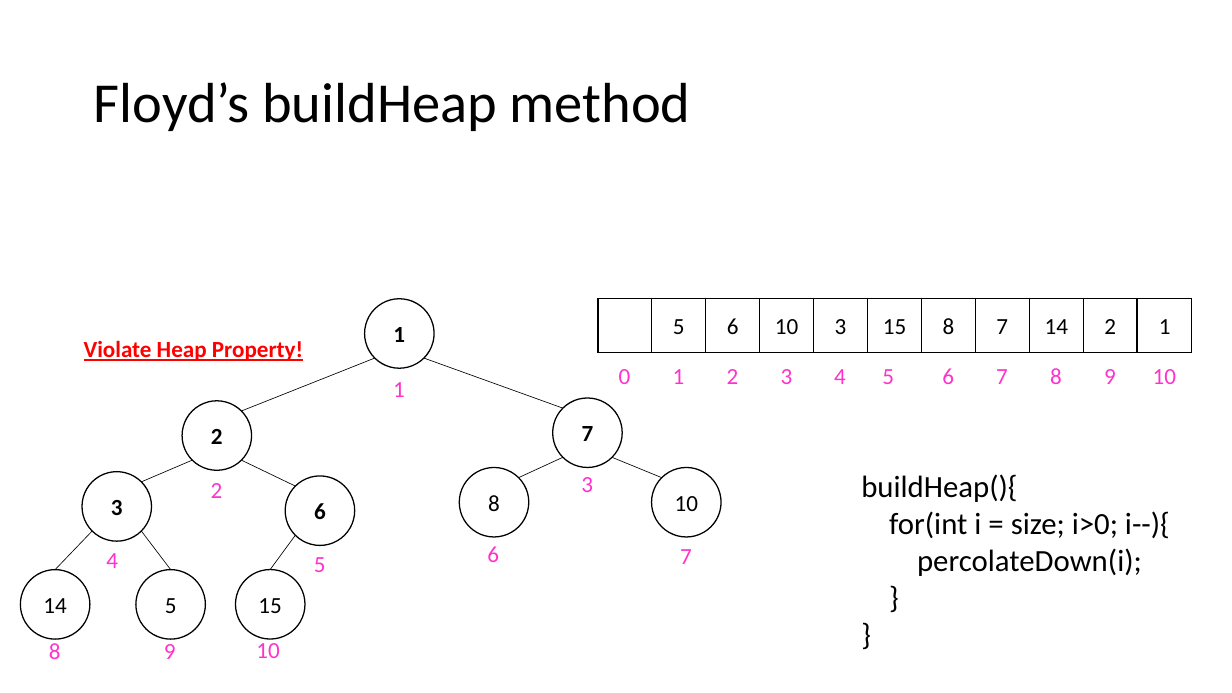
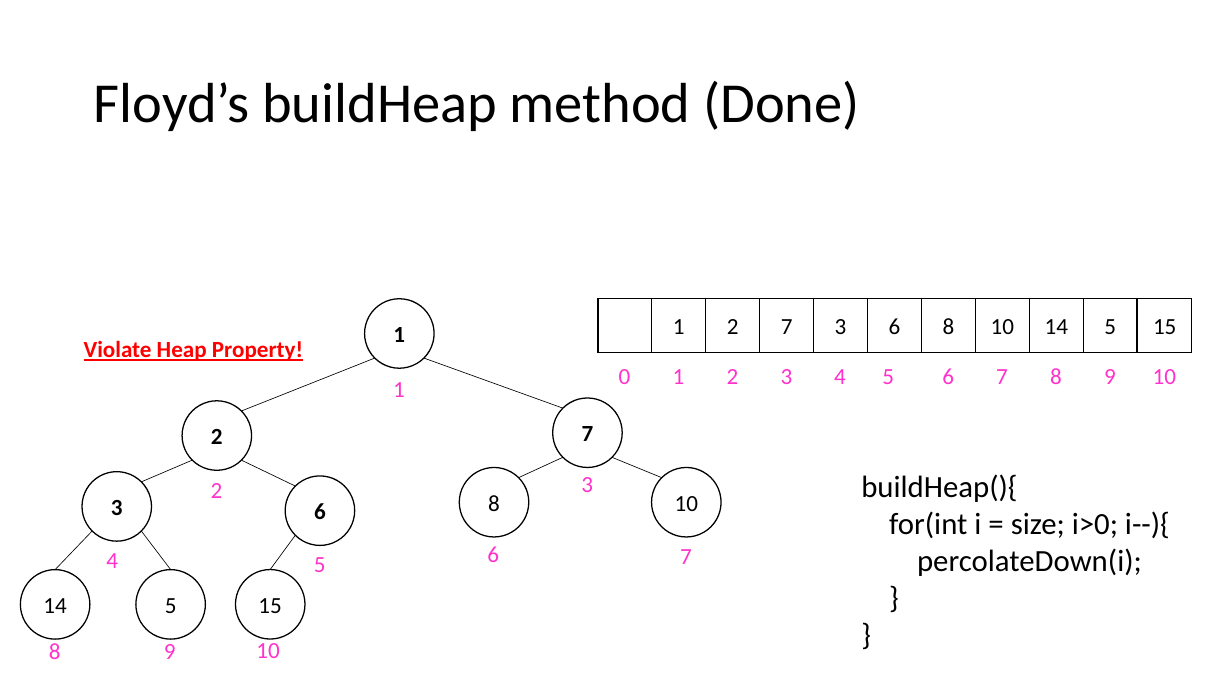
Before and after one commit to natebrunelle/cse332, a slide deck: slide 35 of demo_site/files/slides/lecture5_pqs_inkb.pptx. Drawn at 1232x693 pixels with LibreOffice and Linux fonts; fonts in the diff are those of the drawing; grey boxes stand for pictures. Boxes give left, top, right and bottom in pixels: in the first picture for what was removed or moved away, otherwise in the second. Text is boxed around its words. In the diff, an @@ line names an element or a change of style, - is before the commit and + after.

```diff
--- a/demo_site/files/slides/lecture5_pqs_inkb.pptx
+++ b/demo_site/files/slides/lecture5_pqs_inkb.pptx
@@ title at <box>94,81,859,131</box>: text changed @@
-Floyd’s buildHeap method
+Floyd’s buildHeap method (Done)
@@ rectangle "1": place and size @@
-rectangle "1" at <box>1138,299,1191,352</box>
+rectangle "1" at <box>653,299,706,352</box>
@@ rectangle "1" at <box>653,299,706,352</box>: fill none to #FFFFFF @@
@@ rectangle "2": place and size @@
-rectangle "2" at <box>1083,299,1137,352</box>
+rectangle "2" at <box>706,299,760,352</box>
@@ rectangle "7": place and size @@
-rectangle "7" at <box>976,299,1030,352</box>
+rectangle "7" at <box>760,299,813,352</box>
@@ rectangle "6": place and size @@
-rectangle "6" at <box>706,299,760,352</box>
+rectangle "6" at <box>868,299,921,352</box>
@@ rectangle "10": place and size @@
-rectangle "10" at <box>760,299,813,352</box>
+rectangle "10" at <box>976,299,1030,352</box>
@@ rectangle "5": place and size @@
-rectangle "5" at <box>653,299,706,352</box>
+rectangle "5" at <box>1083,299,1137,352</box>
@@ rectangle "5" at <box>1083,299,1137,352</box>: fill #FFFFFF to none @@
@@ rectangle "15": place and size @@
-rectangle "15" at <box>868,299,921,352</box>
+rectangle "15" at <box>1138,299,1191,352</box>
```
Also in this commit, not shown: 30 other slides changed, 1 slide added, 1 slide removed, 9 other files.
